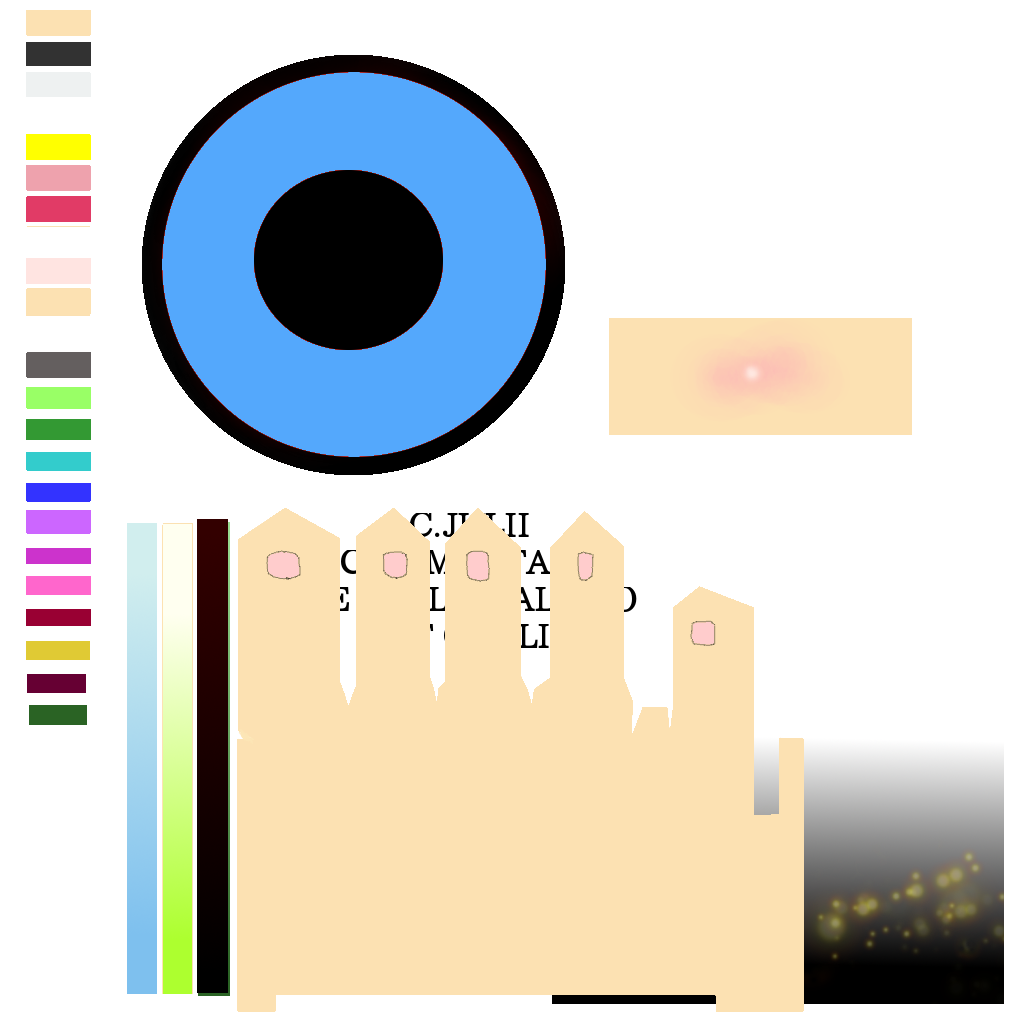
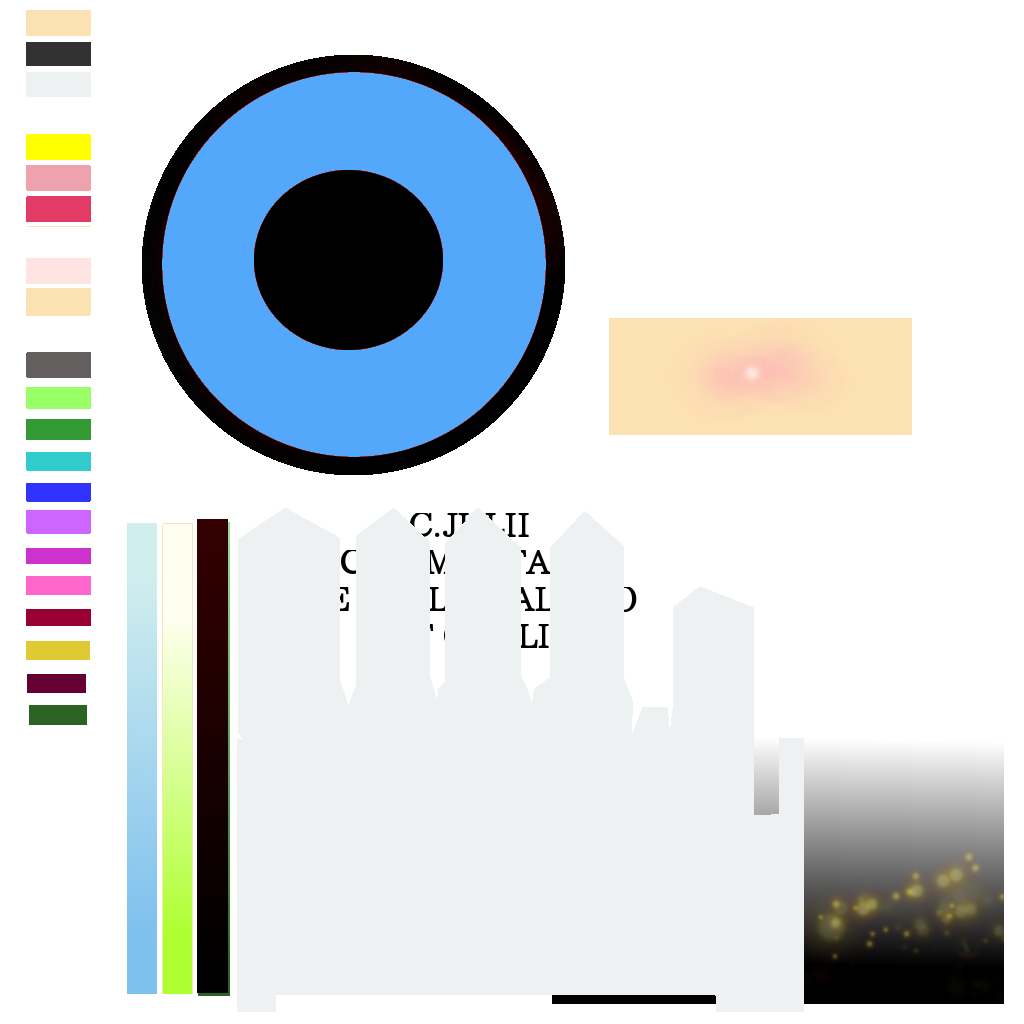
Two versions of the same layered image (1024×1024). Layer-by-layer changes:
hid "nail" over [266,550,716,646]
hid "nailColor" over [268,552,714,645]
painted on "レイヤー #1" over [237,508,804,1012]
